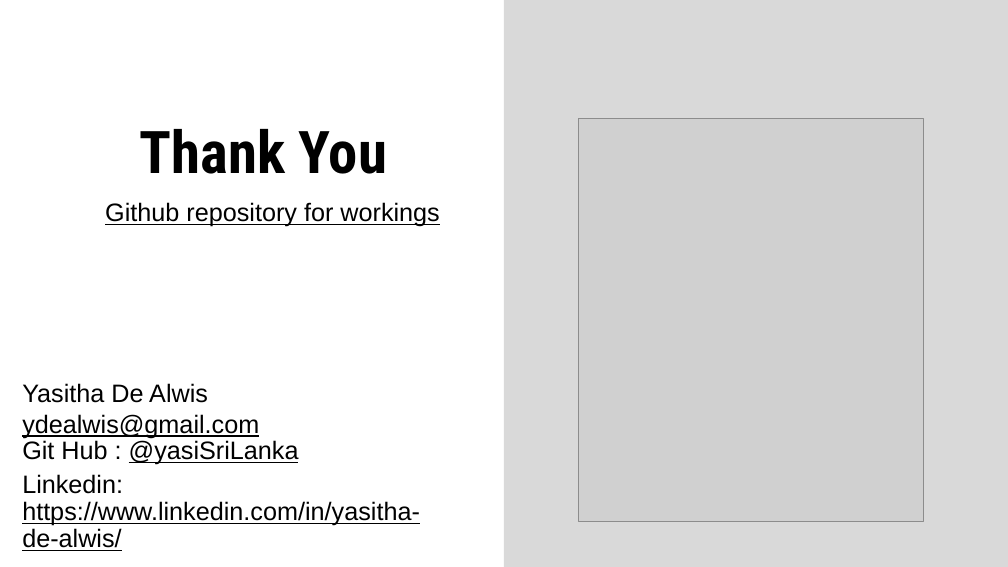
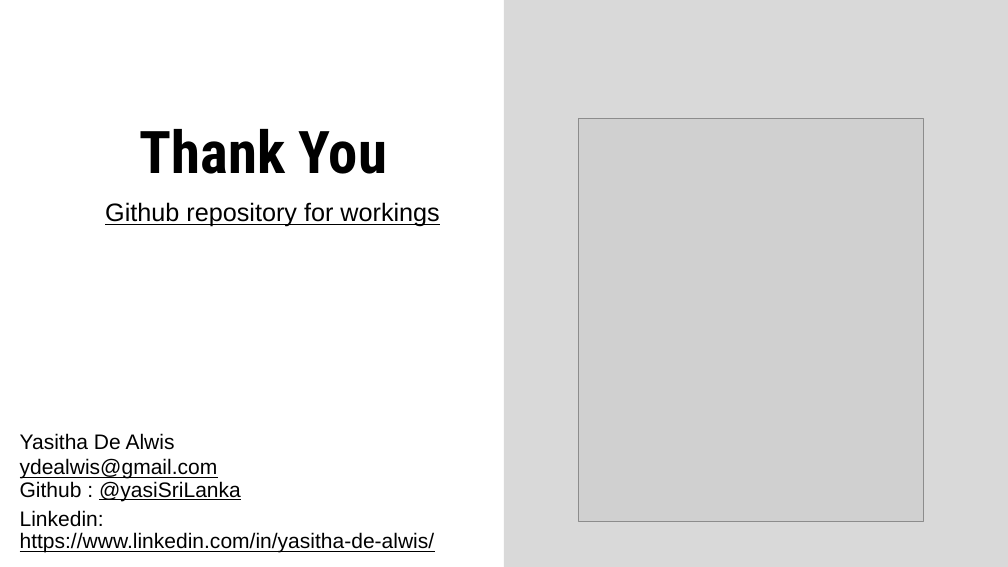
Before and after one commit to yasiSriLanka/dsc-capstone-Creditworthiness-of-Borrowers-prediction, a slide deck: slide 11 of Machine Learning Model - DefaultShield.pptx. Drawn at 1008x567 pixels with LibreOffice and Linux fonts; fonts in the diff are those of the drawing; grey boxes stand for pictures. Boxes give left, top, right and bottom in pixels: in the first picture for what was removed or moved away, otherwise in the second. Text is boxed around its words. In the diff, an @@ line names an element or a change of style, - is before the commit and + after.

```diff
--- a/Machine Learning Model - DefaultShield.pptx
+++ b/Machine Learning Model - DefaultShield.pptx
@@ text "Yasitha De Alwis": place and size @@
-text "Yasitha De Alwis" at (22,383,420,551)
+text "Yasitha De Alwis" at (20,433,435,553)
@@ text at (20,433,435,553): size 24 to 20 pt in "Yasitha De Alwis", "ydealwis@gmail.com", "Linkedin: https://www.linkedin.com/in/yasitha-de-alwis/" @@
@@ text at (20,481,241,501): text changed; size 24 to 20 pt @@
-Git Hub : @yasiSriLanka
+Github : @yasiSriLanka
```
Also in this commit, not shown: 7 other slides changed, 4 other files.
